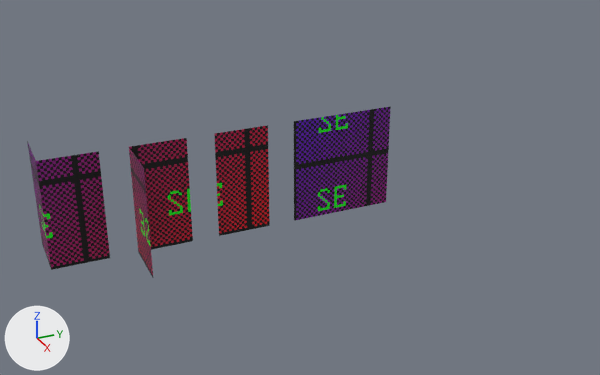
What one commit did to the Blender file 3D Pixel art/Wall Set/Apartment Set.blend.
Before and after are seen from a 50 mm camera at (25.9, -2.4, 14.3) aimed at (-0.2, 9.4, 1.2). The lights are fixed; the arrows at lower left show +X, +Y and +Z.

Before the edit, the objects in view are built like this:
```python
me_plane_030 = bpy.data.meshes.new('Plane.030')
me_plane_030.from_pydata(...)  # 4 vertices, 1 face; spans x -4.0..0.0, y -2.0..0.0, z 0.0
me_plane_030.materials.append(mat_material_001)  # picture img_128x128_checker_png
me_plane_031 = bpy.data.meshes.new('Plane.031')
me_plane_031.from_pydata(...)  # 4 vertices, 1 face; spans x -4.0..0.0, y -4.0..0.0, z 0.0
me_plane_031.materials.append(mat_material_001)  # picture img_128x128_checker_png
me_plane_032 = bpy.data.meshes.new('Plane.032')
me_plane_032.from_pydata(...)  # 6 vertices, 2 faces; spans x -4.0..0.0, y -2.0..0.0, z -2.0..0.0
me_plane_032.materials.append(mat_material_001)  # picture img_128x128_checker_png
ob_wall_apt_2_long = bpy.data.objects.new('Wall_Apt_2_Long', me_plane_030)
ob_wall_apt_2_long.location = (0.0, 6.0, 0.0)
ob_wall_apt_2_long.rotation_euler = (-3.142, 1.571, 0.0)  # degrees (-180, 90, 0)
ob_wall_apt_4_long = bpy.data.objects.new('Wall_Apt_4_Long', me_plane_031)
ob_wall_apt_4_long.location = (0.0, 9.0, 0.0)
ob_wall_apt_4_long.rotation_euler = (-3.142, 1.571, 0.0)  # degrees (-180, 90, 0)
ob_wall_apt_corner_out = bpy.data.objects.new('Wall_Apt_Corner_Out', me_plane_032)
ob_wall_apt_corner_out.location = (0.0, 3.0, 0.0)
ob_wall_apt_corner_out.rotation_euler = (-3.142, 1.571, 0.0)  # degrees (-180, 90, 0)
# also in view: 'Wall_Apt_Corner_In' at (-1.0, 1.0, 2.0)
```
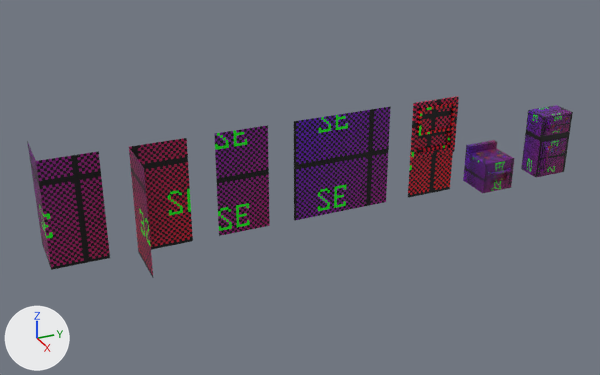
Pixel boxes [x1, y1, x2, y2] of what changed, in the pictures (600 x 375 px):
'Window_Apt_2_Long', added (red): after [408, 96, 459, 198]
'Oven', added: after [463, 140, 514, 193]
'Fridge', added (purple): after [521, 105, 573, 177]
'Window_Top', added: after [417, 103, 456, 136]
'Fridge_Door_Bot', added (purple): after [538, 137, 568, 175]
'Window_Bot', added: after [416, 130, 450, 153]
'Fridge_Door_Top', added: after [544, 115, 571, 135]
part 1 of me_plane_030, surface changed (red to purple): [214, 125, 270, 236] in both

What the commit changed:
me_plane_030 has 4 vertices, 1 face and spans x -4.0..0.0, y -2.0..0.0, z 0.0.
me_plane_030 is used by ob_wall_apt_2_long; location (0.0, 6.0, 0.0); rotation (-3.142, 1.571, 0.0), in degrees (-180, 90, 0).
me_plane_030 part 1: texture (UV) coordinates of 1 of 1 face, centred in x -2.0, y -1.0, z 0.0, changed; they spanned u 0.19..0.34, v 0.0..0.31 and now span u 0.52..0.67, v 0.33..0.64.
Mesh me_cube_006 is new.
It has 54 vertices, 34 faces and spans x 0.0..0.29, y -1.3..0.0, z 0.0..1.5.
It uses material mat_material_001 (picture img_128x128_checker_png).
Mesh me_cube_002 is new.
It has 40 vertices, 28 faces and spans x 0.0..0.293, y -1.3..0.0, z 0.0..0.7.
It uses material mat_material_001 (picture img_128x128_checker_png).
Mesh me_cube_001 is new.
It has 82 vertices, 53 faces and spans x 0.0..1.0, y 0.0..1.5, z 0.0..2.7.
It uses material mat_material_001 (picture img_128x128_checker_png).
Mesh me_cube is new.
It has 84 vertices, 65 faces and spans x -0.5..1.07, y -0.7..0.7, z -1.0..0.6.
It uses material mat_material_001 (picture img_128x128_checker_png).
Mesh me_plane_003 is new.
It has 20 vertices, 17 faces and spans x -2.9..-1.9, y -1.8..-0.2, z -0.9..-0.7.
It uses material mat_material_001 (picture img_128x128_checker_png).
Mesh me_plane_002 is new.
It has 20 vertices, 17 faces and spans x -3.8..-2.7, y -1.8..-0.2, z -1.1..-0.9.
It uses material mat_material_001 (picture img_128x128_checker_png).
Mesh me_plane_001 is new.
It has 36 vertices, 27 faces and spans x -4.0..0.0, y -2.0..0.0, z -0.1..0.2.
It uses material mat_material_001 (picture img_128x128_checker_png).
Object 'Fridge_Door_Bot' (ob_fridge_door_bot) is new; it shows me_cube_006.
Its location is (0.44, 21.4, 0.1).
Object 'Fridge_Door_Top' (ob_fridge_door_top) is new; it shows me_cube_002.
Its location is (0.44, 21.4, 1.9).
Object 'Fridge' (ob_fridge) is new; it shows me_cube_001.
Its location is (-0.5, 20.0, 0.0).
Object 'Oven' (ob_oven) is new; it shows me_cube.
Its location is (0.0, 17.7, 1.0).
Object 'Window_Bot' (ob_window_bot) is new; it shows me_plane_003.
Its location is (-0.9, 14.0, 0.0).
Its rotation in degrees is (-180, 90, 0).
Object 'Window_Top' (ob_window_top) is new; it shows me_plane_002.
Its location is (-0.9, 14.0, 0.0).
Its rotation in degrees is (-180, 90, 0).
Object 'Window_Apt_2_Long' (ob_window_apt_2_long) is new; it shows me_plane_001.
Its location is (0.0, 14.0, 0.0).
Its rotation in degrees is (-180, 90, 0).
